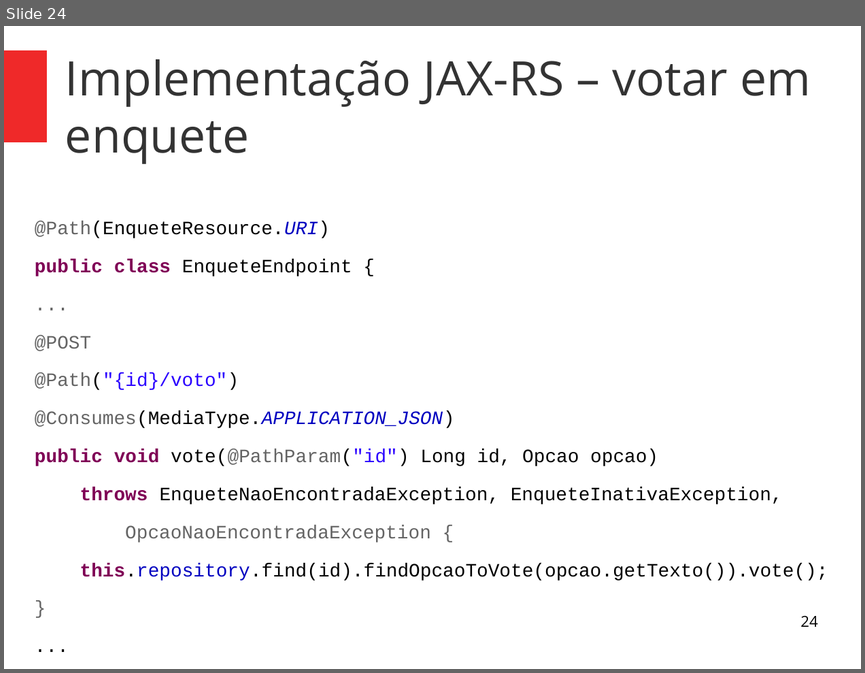
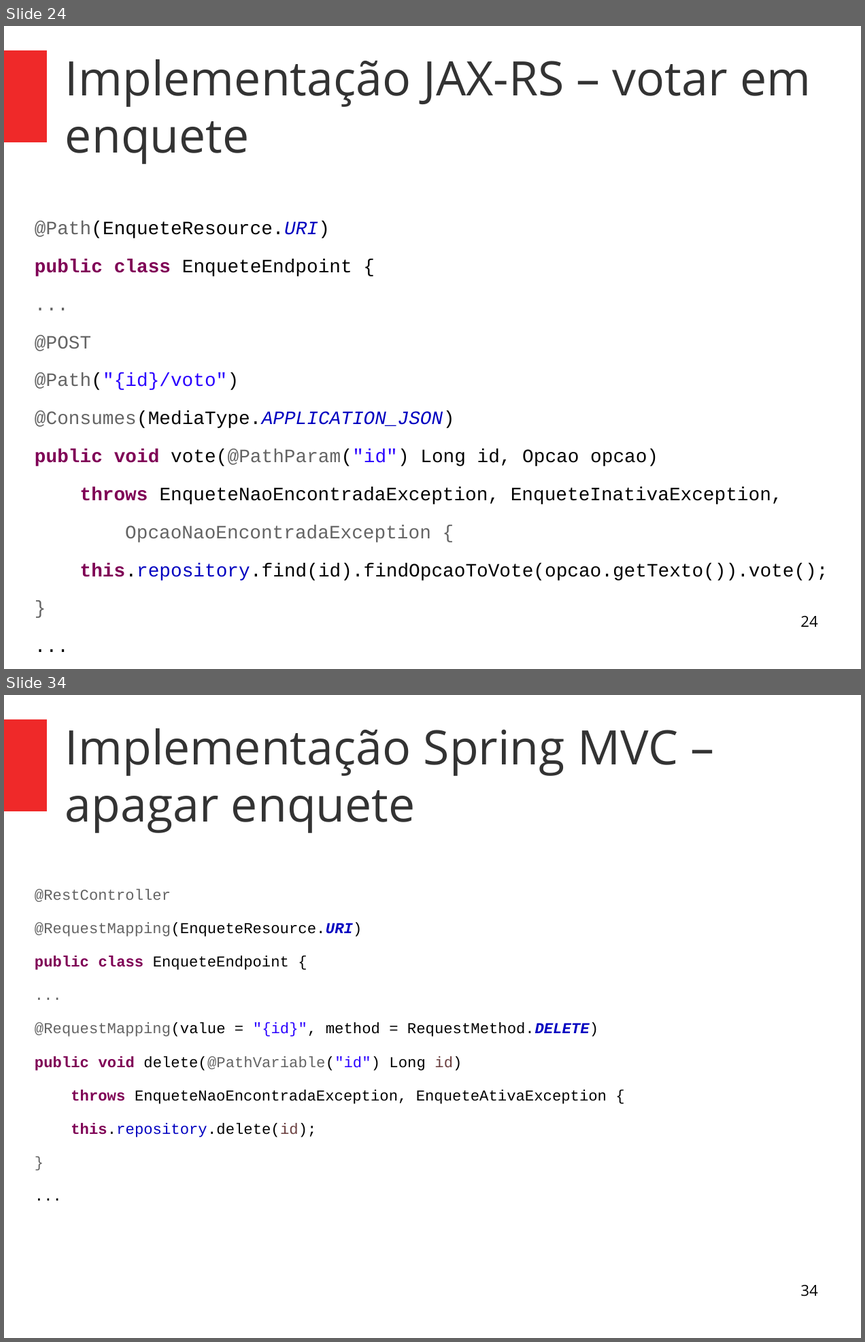
Before and after one commit to alexandrefvb/restful-webservices-workshop, a slide deck: apresentacao/parte2-pratica.odp. Shown one above the other, each under a label of ours: slide 24 before the commit, slides 24 and 34 after it; the slides between them are not shown. The pictures are 865x673 and 865x1342 pixels, drawn with LibreOffice and Linux fonts; fonts in the diff are those of the drawing. Boxes give left, top, right and bottom in pixels: in the first picture for what was removed or moved away, otherwise in the second. Text is boxed around its words. In the diff, an @@ line names an element or a change of style, - is before the commit and + after.

Commit message:
Apresentacao parte 2 - Spring MVC

```diff
--- a/apresentacao/parte2-pratica.odp
+++ b/apresentacao/parte2-pratica.odp
@@ slide 34 added at [4, 695, 861, 1338], background #FFFFFF; not listed: 1 template element that a slide beside it also shows @@
@@ title added at [65, 728, 678, 833], 44 pt, text #333333 @@
+Implementação Spring MVC – apagar enquete
@@ text added at [35, 889, 606, 1137], 14 pt, text #000000 @@
+@RestController
+@RequestMapping(EnqueteResource.URI)
+public class EnqueteEndpoint {
+...
+@RequestMapping(value = "{id}", method = RequestMethod.DELETE)
+public void delete(@PathVariable("id") Long id)
+throws EnqueteNaoEncontradaException, EnqueteAtivaException {
+this.repository.delete(id);
+}
+...
@@ page number added at [800, 1285, 817, 1296], 14 pt, text #000000 @@
+34
```
Also in this commit, not shown: 4 slides changed, 13 other slides added, 2 other files.
